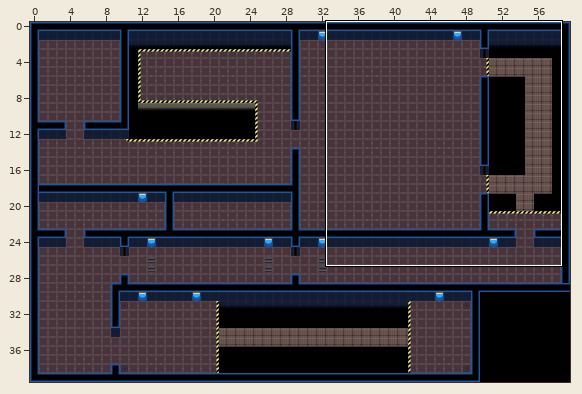
Tiled map -- assets-private/tiled/demo-01.tmx. The first picture is a wide view before the edit; the outline marks the close-up.
Close-up. Earlier state:
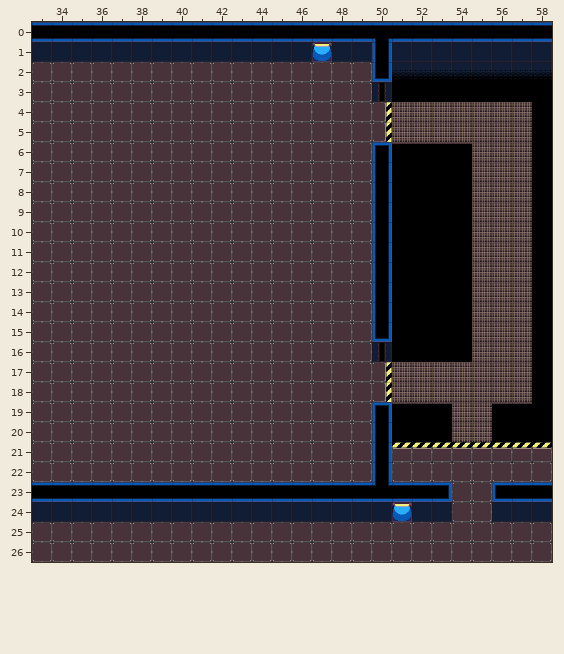
Cells are 32x32 px. Shown: x 33..58, y 0..26. The commit also changed other parts of the map, which this record leaves out.
After:
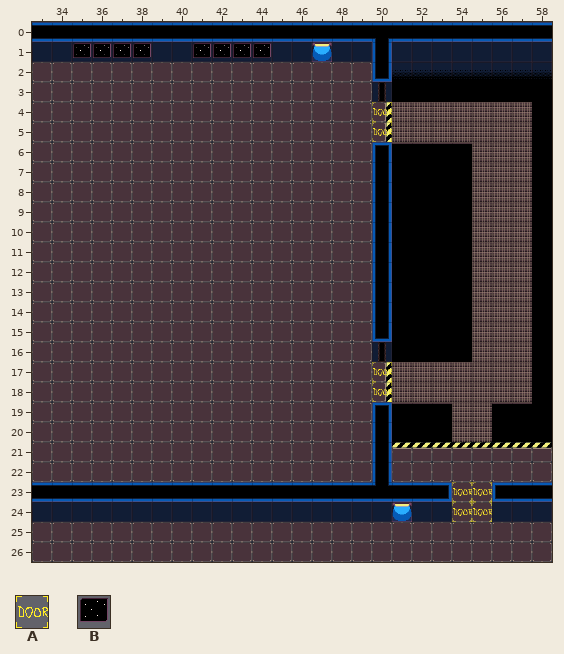
Key: from "Core Tiles": A 28, B 40.
_ is an empty cell.
Tiles of an added or newly shown layer are drawn over the layers below it.
The exact change:
Layer "Decor" (added):
y 1: x 35..38 ____ -> BBBB; x 41..44 ____ -> BBBB
y 4..5: x 50 _ -> A
y 17..18: x 50 _ -> A
y 23..24: x 54..55 __ -> AA
Pixel boxes of the changes (left, top, right, bottom) in both close-ups:
added: (73, 43, 151, 58)
added: (193, 43, 271, 58)
added: (372, 102, 392, 142)
added: (372, 362, 392, 402)
added: (452, 482, 492, 522)
